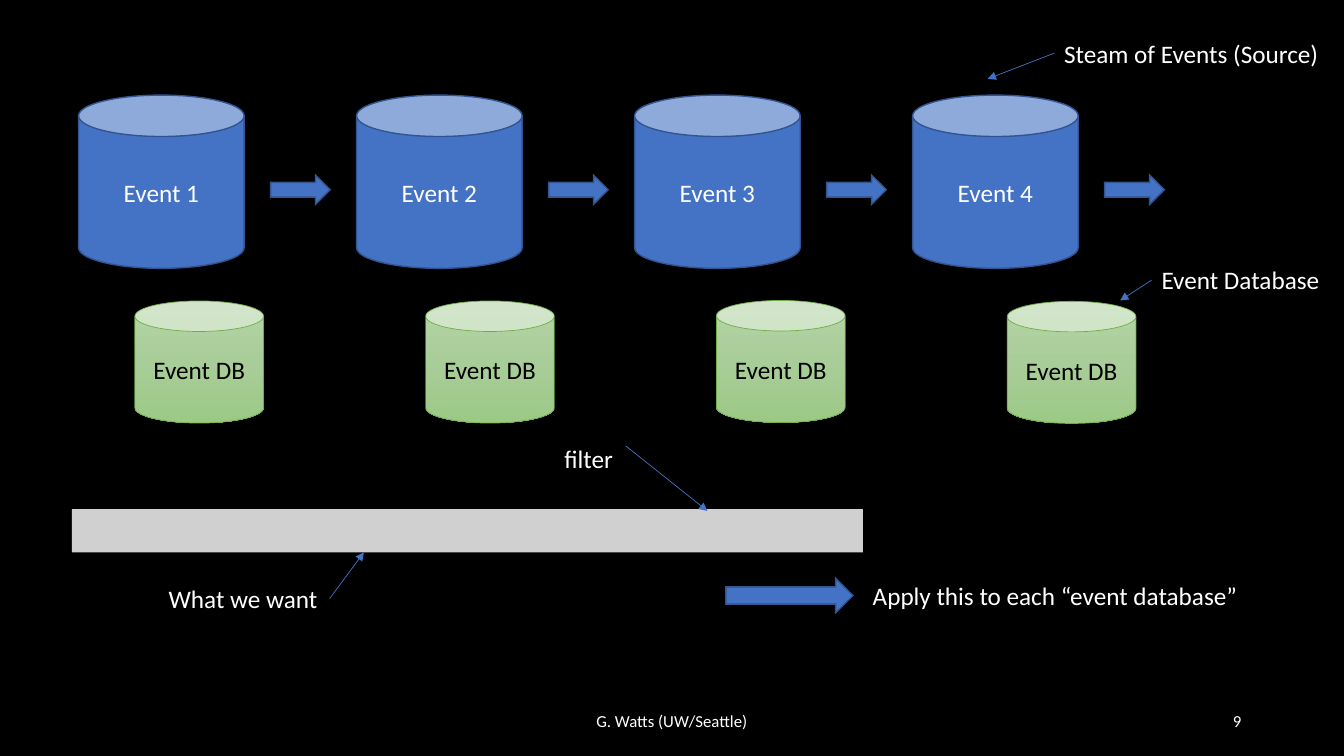
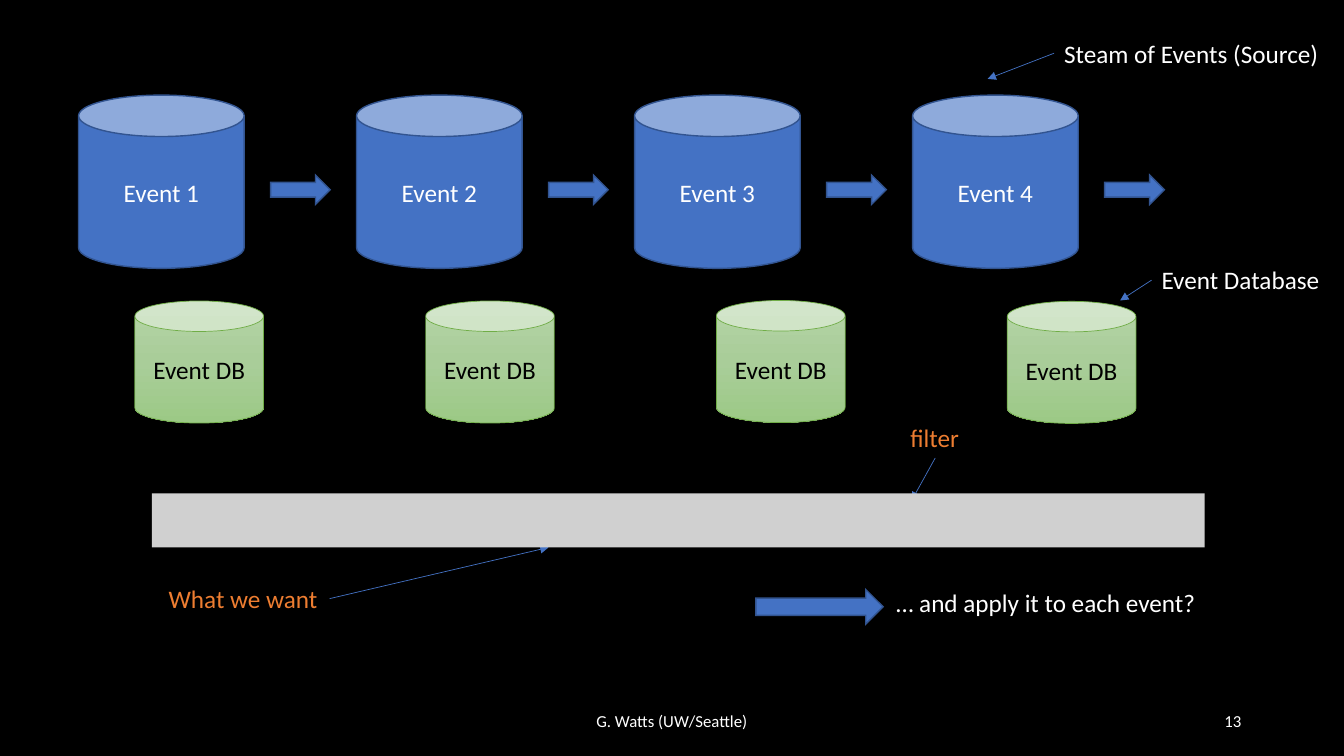
Before and after one commit to iris-hep/agc-workshop-2022-servicex, a slide deck: slide 13 of servicex.pptx (slide 9 before the commit). Drawn at 1344x756 pixels with LibreOffice and Linux fonts; fonts in the diff are those of the drawing; grey boxes stand for pictures. Boxes give left, top, right and bottom in pixels: in the first picture for what was removed or moved away, otherwise in the second. Text is boxed around its words. In the diff, an @@ line names an element or a change of style, - is before the commit and + after.

```diff
--- a/servicex.pptx
+++ b/servicex.pptx
@@ text "filter" at (910,429,959,447): text colour #FFFFFF to #ED7D31 @@
@@ text "filter": place and size @@
-text "filter" at (564,450,613,468)
+text "filter" at (910,429,959,447)
@@ arrow moved from (626, 446) - (708, 511) to (936, 458) - (912, 500) @@
@@ picture removed at (72,509,863,553) @@
@@ picture added at (152,493,1205,547) @@
@@ arrow moved from (330, 599) - (364, 553) to (330, 599) - (548, 547) @@
@@ text "What we want" at (169,590,317,608): text colour #FFFFFF to #ED7D31 @@
@@ right arrow: place and size @@
-right arrow at (726,579,853,613)
+right arrow at (756,590,883,624)
@@ text at (919,594,1195,616): text changed @@
-Apply this to each “event database”
+… and apply it to each event?
@@ page number at (1224,716,1241,727): text changed @@
-9
+13
```
Also in this commit, not shown: 8 other slides changed, 15 slides added, 2 slides removed, 2 other files.
